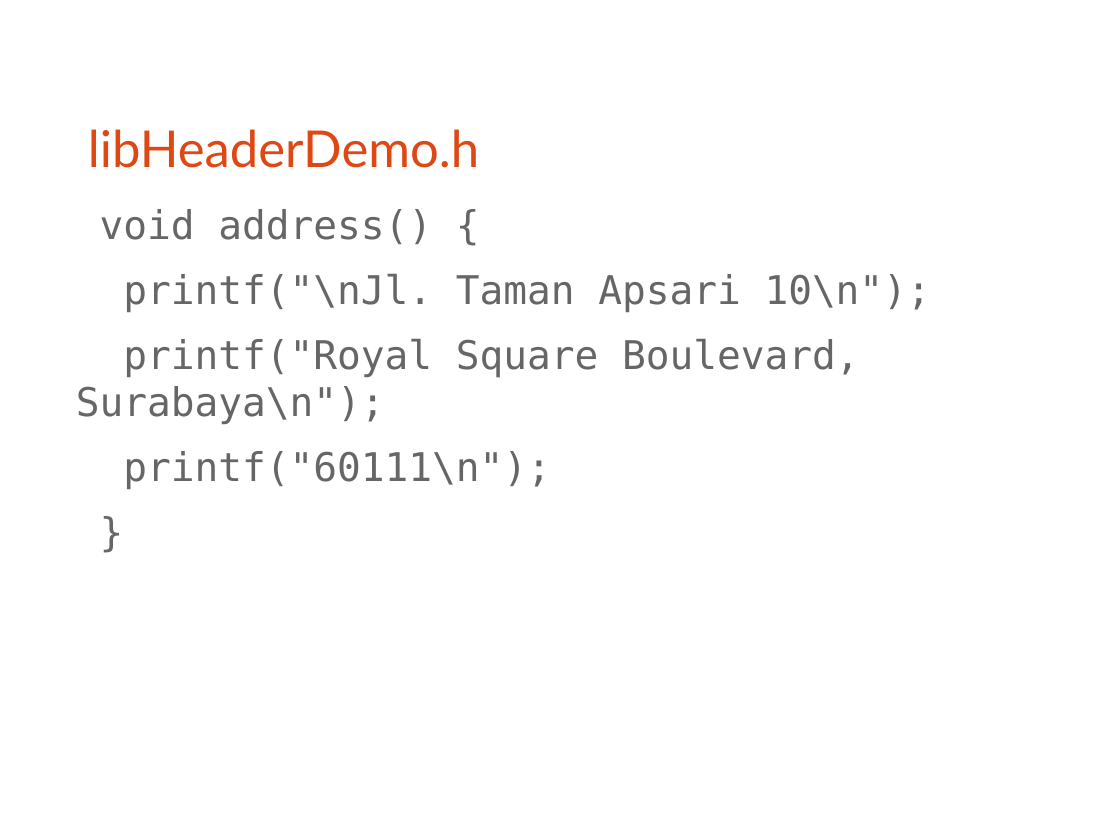
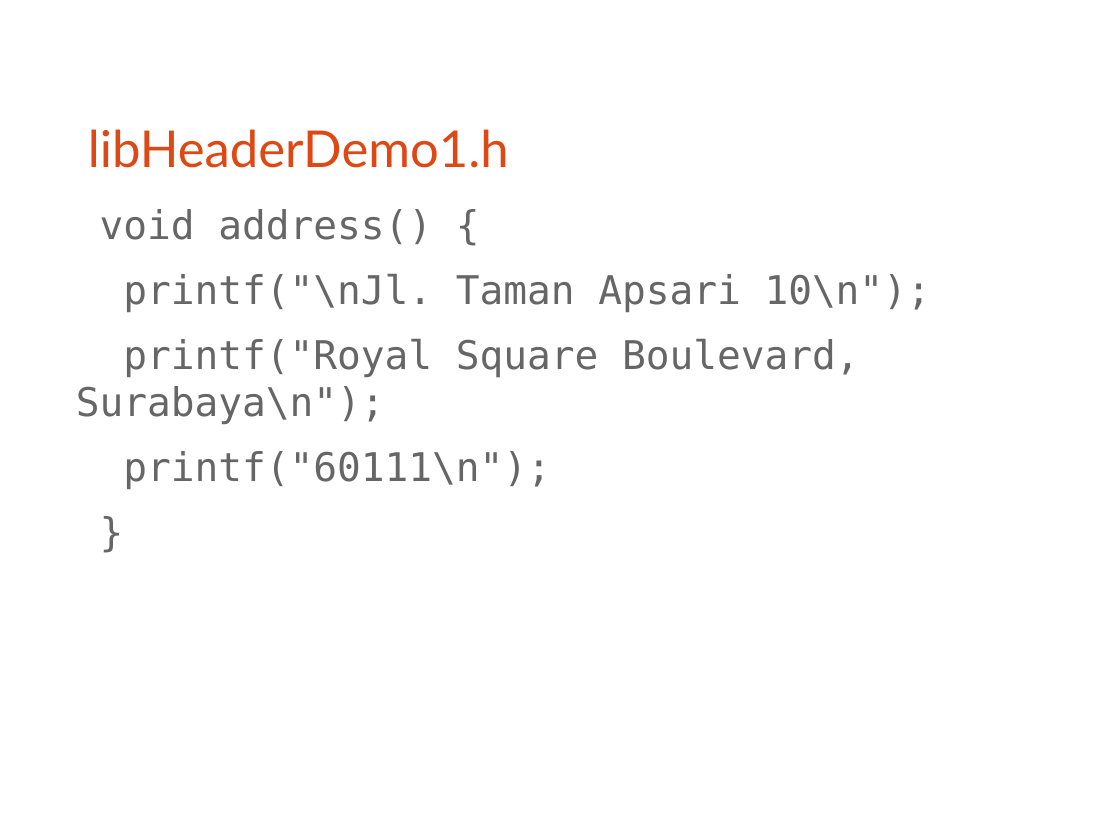
Before and after one commit to bagustris/prokom-tf, a slide deck: slide 13 of slide/prokom5.odp. Drawn at 1120x840 pixels with LibreOffice and Linux fonts; fonts in the diff are those of the drawing. Boxes give left, top, right and bottom in pixels: in the first picture for what was removed or moved away, otherwise in the second. Text is boxed around its words. In the diff, an @@ line names an element or a change of style, - is before the commit and + after.

```diff
--- a/slide/prokom5.odp
+++ b/slide/prokom5.odp
@@ title at bbox=[88, 129, 509, 168]: text changed @@
-libHeaderDemo.h
+libHeaderDemo1.h
```
Also in this commit, not shown: 2 other slides changed, 42 other files.
